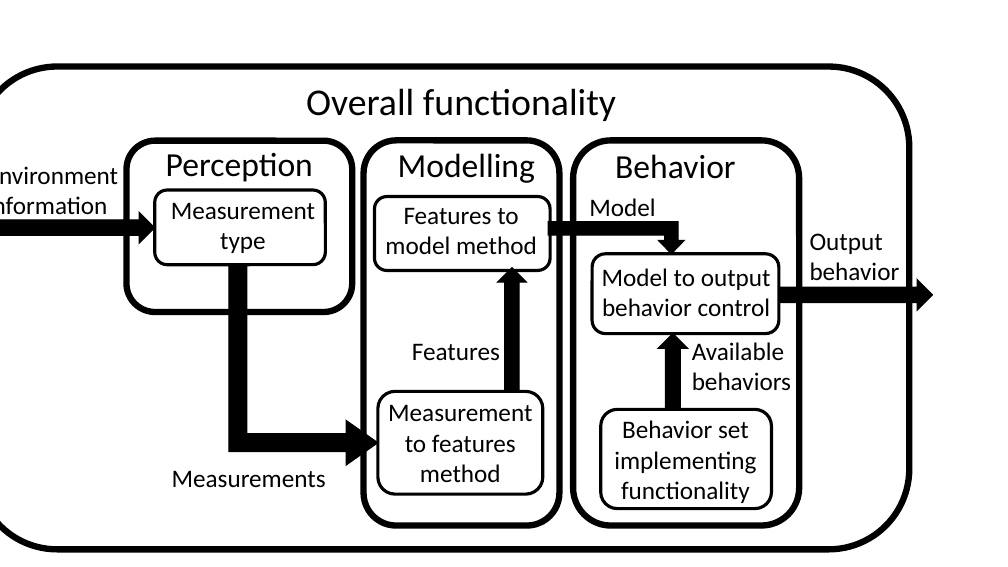
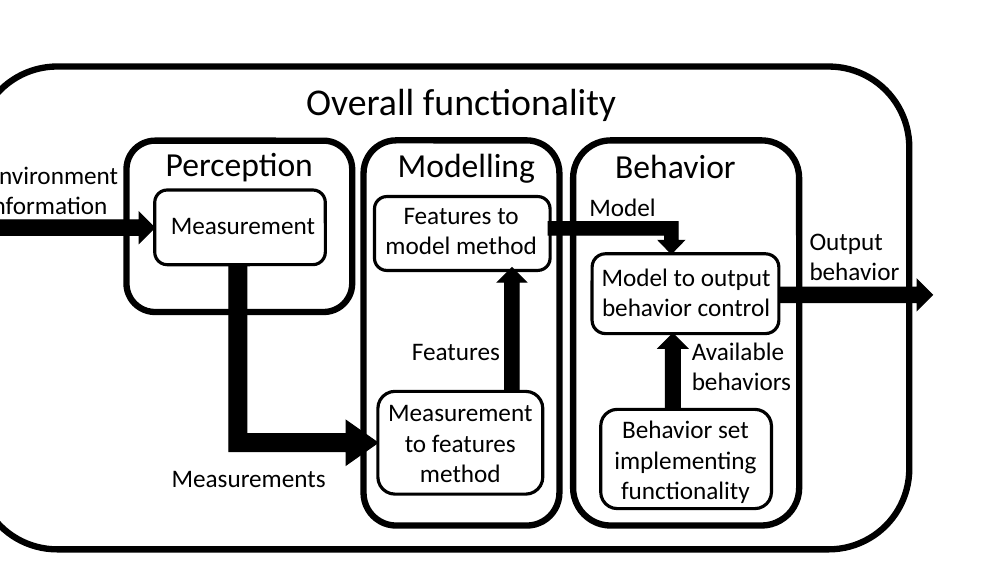
Before and after one commit to BenChurch/Winter2017, a slide deck: slide 3 of CISC870/Paper/FigureCreation.pptx. Drawn at 1008x567 pixels with LibreOffice and Linux fonts; fonts in the diff are those of the drawing. Boxes give left, top, right and bottom in pixels: in the first picture for what was removed or moved away, otherwise in the second. Text is boxed around its words. In the diff, an @@ line names an element or a change of style, - is before the commit and + after.

```diff
--- a/CISC870/Paper/FigureCreation.pptx
+++ b/CISC870/Paper/FigureCreation.pptx
@@ text at bbox=[171, 217, 315, 235]: text changed @@
-Measurement type
+Measurement
```
Also in this commit, not shown: 2 slides added, 1 slide removed, 13 other files.
